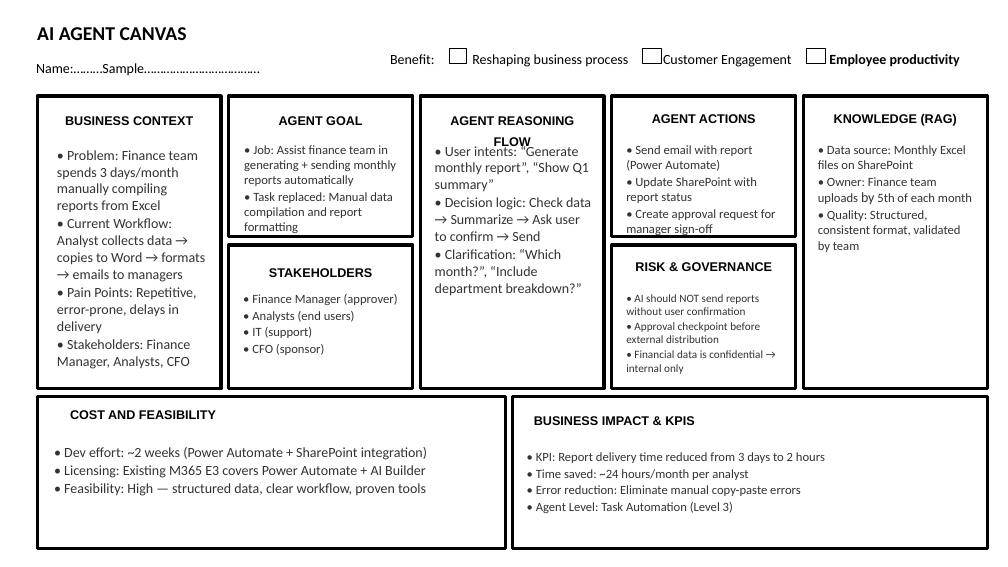
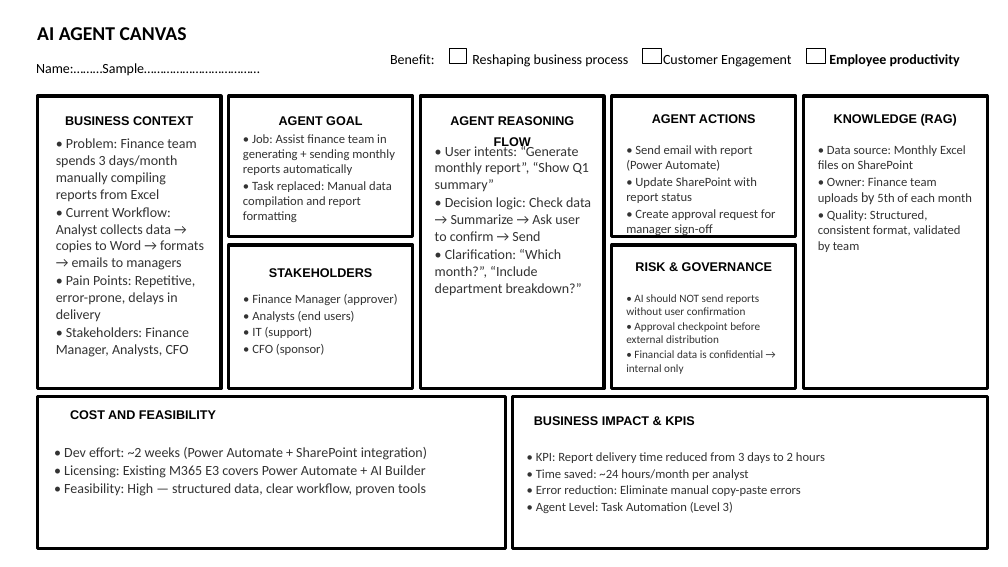
Before and after one commit to teerasej/mini-m365-copilot-champion-1, a slide deck: slide 3 of templates/AI Agent Canvas Template.pptx. Drawn at 1008x567 pixels with LibreOffice and Linux fonts; fonts in the diff are those of the drawing. Boxes give left, top, right and bottom in pixels: in the first picture for what was removed or moved away, otherwise in the second. Text is boxed around its words. In the diff, an @@ line names an element or a change of style, - is before the commit and + after.

```diff
--- a/templates/AI Agent Canvas Template.pptx
+++ b/templates/AI Agent Canvas Template.pptx
@@ text "• Problem: Finance team spends ...": place and size @@
-text "• Problem: Finance team spends ..." at <box>57,150,205,369</box>
+text "• Problem: Finance team spends ..." at <box>56,138,204,357</box>
@@ text "• Job: Assist finance team ...": place and size @@
-text "• Job: Assist finance team ..." at <box>244,145,397,233</box>
+text "• Job: Assist finance team ..." at <box>243,134,395,222</box>
```
Also in this commit, not shown: 11 other files.
